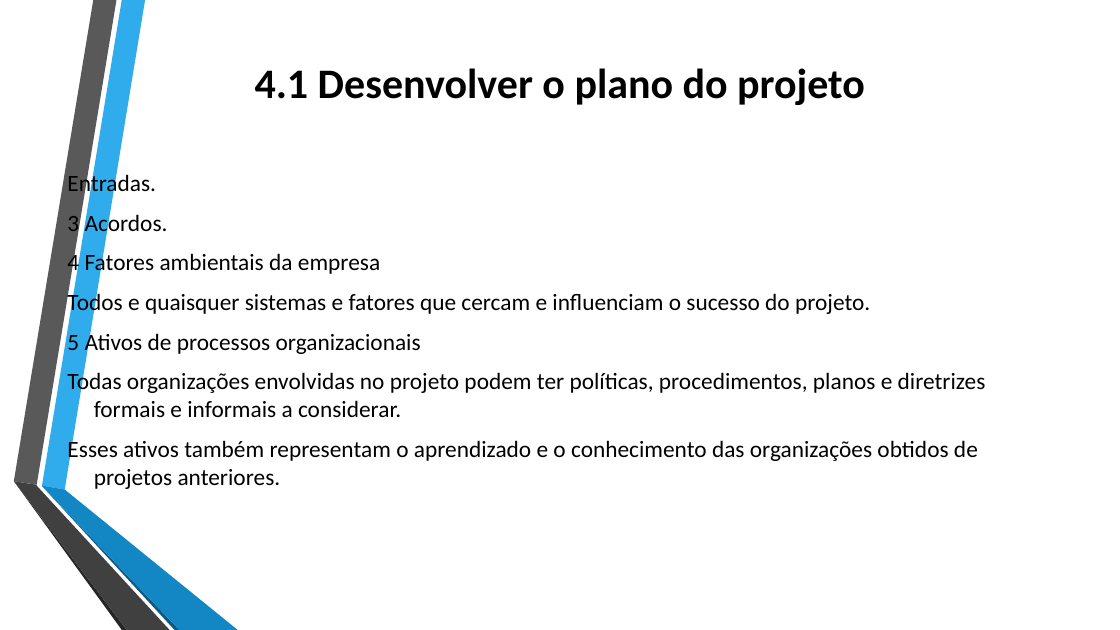
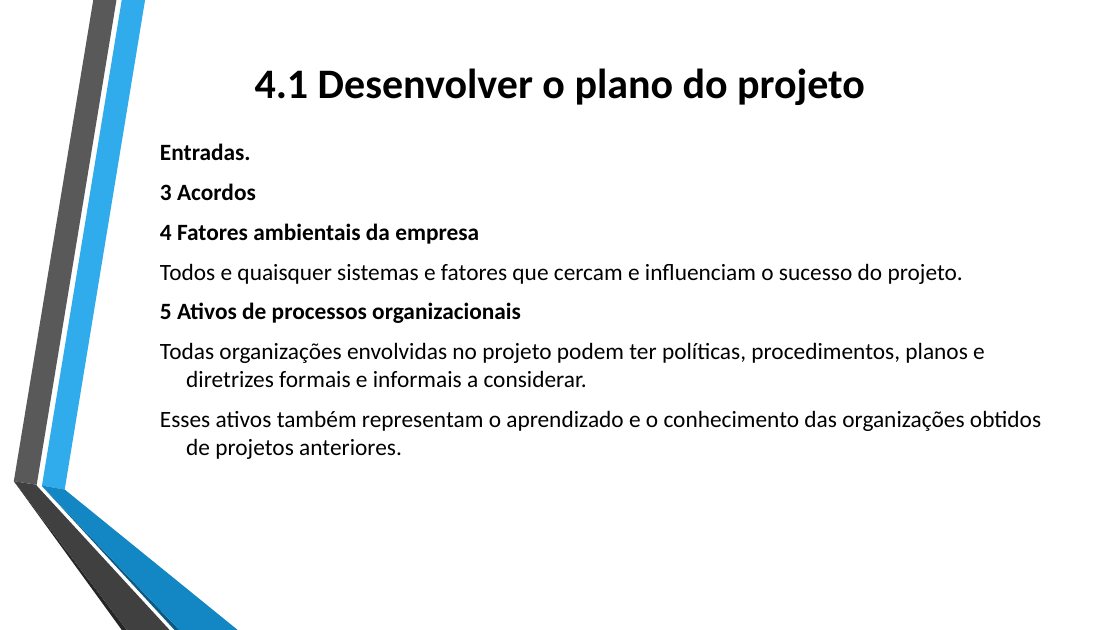
Before and after one commit to jharbes/ADMINISTRACAO-DE-REDES, a slide deck: slide 5 of RELATORIO PROVA P2/relatorio-pmbok-capitulo4-jharbes.pptx. Drawn at 1120x630 pixels with LibreOffice and Linux fonts; fonts in the diff are those of the drawing. Boxes give left, top, right and bottom in pixels: in the first picture for what was removed or moved away, otherwise in the second. Text is boxed around its words. In the diff, an @@ line names an element or a change of style, - is before the commit and + after.

```diff
--- a/RELATORIO PROVA P2/relatorio-pmbok-capitulo4-jharbes.pptx
+++ b/RELATORIO PROVA P2/relatorio-pmbok-capitulo4-jharbes.pptx
@@ text "Entradas.": place and size @@
-text "Entradas." at box(67, 171, 986, 489)
+text "Entradas." at box(160, 143, 1041, 459)
@@ text at box(160, 143, 521, 323): bold on in "Entradas.", "4 Fatores ambientais da empresa", "5 Ativos de processos organizacionais"; alignment left to justified @@
@@ text at box(160, 183, 256, 200): text changed; bold on @@
-3 Acordos.
+3 Acordos
```
Also in this commit, not shown: 6 other slides changed.
